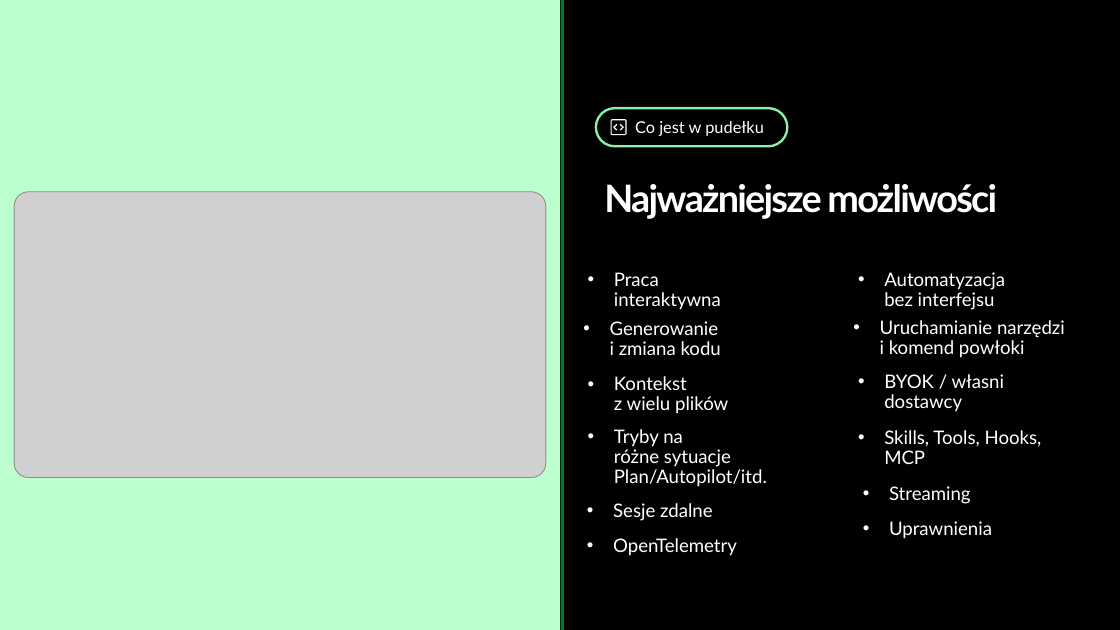
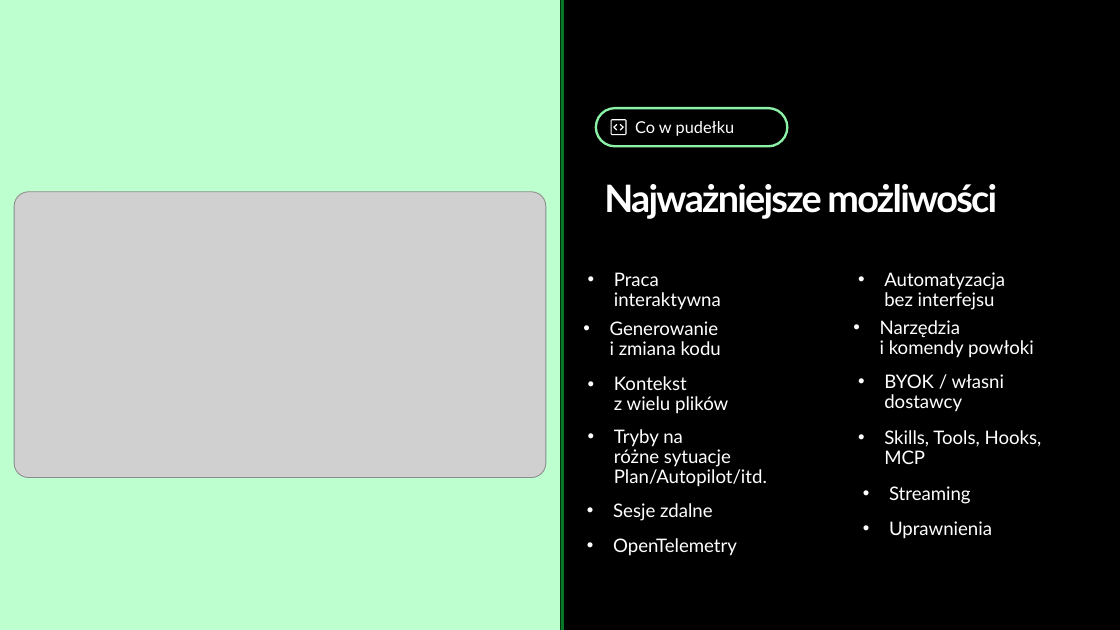
Before and after one commit to pawel-siwek/gdn-dev-days-2026, a slide deck: slide 7 of decks/copilot-CLI-pl.pptx. Drawn at 1120x630 pixels with LibreOffice and Linux fonts; fonts in the diff are those of the drawing; grey boxes stand for pictures. Boxes give left, top, right and bottom in pixels: in the first picture for what was removed or moved away, otherwise in the second. Text is boxed around its words. In the diff, an @@ line names an element or a change of style, - is before the commit and + after.

```diff
--- a/decks/copilot-CLI-pl.pptx
+++ b/decks/copilot-CLI-pl.pptx
@@ text in rounded rectangle at <box>635,121,735,136</box>: text changed @@
-Co jest w pudełku
+Co w pudełku
@@ text at <box>880,320,1034,358</box>: text changed @@
-• Uruchamianie narzędzi
-  i komend powłoki
+• Narzędzia
+  i komendy powłoki
```
Also in this commit, not shown: 1 other slide changed, 3 other files.
